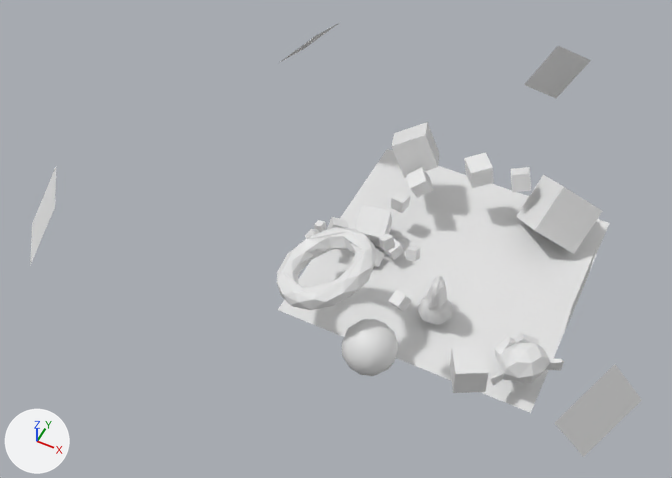
The OBJ model Assets/DemoScene/LowDef.obj: old version first, new version second.
Rendered twice from a 50 mm lens placed at (7.8, -32.9, 41.6), pointed at (-7.5, -2.3, 3.4). The lights are fixed; the arrows at lower left show +X, +Y and +Z. Where no turn or scale is listed for an object, it has been applied to the vertices.

Objects in the first picture: 'LowDef_Suzanne.002'.
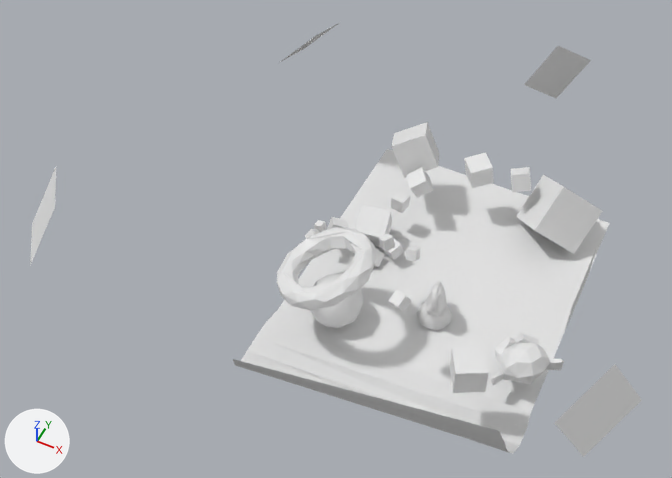
What differs and where, as boxes (x1, y1, x2, y2) in the pictures (672 x 478 px; the box of a moved part takes in the faces that stretch with it):
part 1 of me_lowdef_suzanne_002, moved or reshaped: before (342, 319, 398, 376); after (310, 274, 363, 328)
part 2 of me_lowdef_suzanne_002, rebuilt: before (434, 275, 442, 296); after (433, 282, 441, 302)
part 3 of me_lowdef_suzanne_002, moved or reshaped: before (417, 277, 453, 325); after (416, 283, 452, 330)
part 4 of me_lowdef_suzanne_002, added: after (233, 310, 531, 454)

Diff of the bpy script that builds the scene:
```diff
--- a/Assets/DemoScene/LowDef.obj.py
+++ b/Assets/DemoScene/LowDef.obj.py
@@ mat_floor @@
+mat_floor = principled_material('Floor')
+mat_floor.base_color = (0.8, 0.8, 0.8)  # white #e7e7e7
+mat_floor.roughness = 0.526
@@ me_lowdef_suzanne_002 @@
 # used by ob_lowdef_suzanne_002; location = (0.0, 0.0, 0.0)
-me_lowdef_suzanne_002.from_pydata(...)  # 627 vertices, 1050 faces; spans x -18.2..10.0, y -14.9..19.6, z -1.4..12.9
+me_lowdef_suzanne_002.from_pydata(...)  # 626 vertices, 1075 faces; spans x -18.2..10.0, y -14.9..19.6, z -1.4..12.9
+# me_lowdef_suzanne_002 part 1: the loose piece of 53 vertices spanning x -4.9..-1.9, y -7.9..-4.9, z -0.7..2.3 is moved by (-3.0, 2.0, 0.0)
+# me_lowdef_suzanne_002 part 2: the loose piece of 27 vertices spanning x -1.6..-1.2, y -3.0..-1.3, z 1.0..3.1 is rebuilt with 27 vertices and now spans x -1.6..-1.2, y -3.0..-1.3, z 0.5..2.6
+# me_lowdef_suzanne_002 part 3: 5 vertices moved from x -1.4..-0.6, y -2.5..-1.1, z 0.0..1.0 to x -1.2..-0.6, y -2.5..-1.2, z -0.2..1.0; 165 vertices removed from x -2.4..-0.4, y -3.1..-1.2, z 0.0..3.0; 152 vertices added at x -2.4..-0.4, y -3.1..-1.1, z -0.5..2.5
+# me_lowdef_suzanne_002 part 4: 12 vertices added at x -9.7..5.6, y -11.4..-6.6, z -0.4..5.5
 me_lowdef_suzanne_002.materials.append(mat_mat2)
@@ me_lowdef_suzanne_002 @@
 me_lowdef_suzanne_002.materials.append(mat_tt_checker_512x512_uv_grid)
+me_lowdef_suzanne_002.materials.append(mat_floor)  # white #e7e7e7
```
